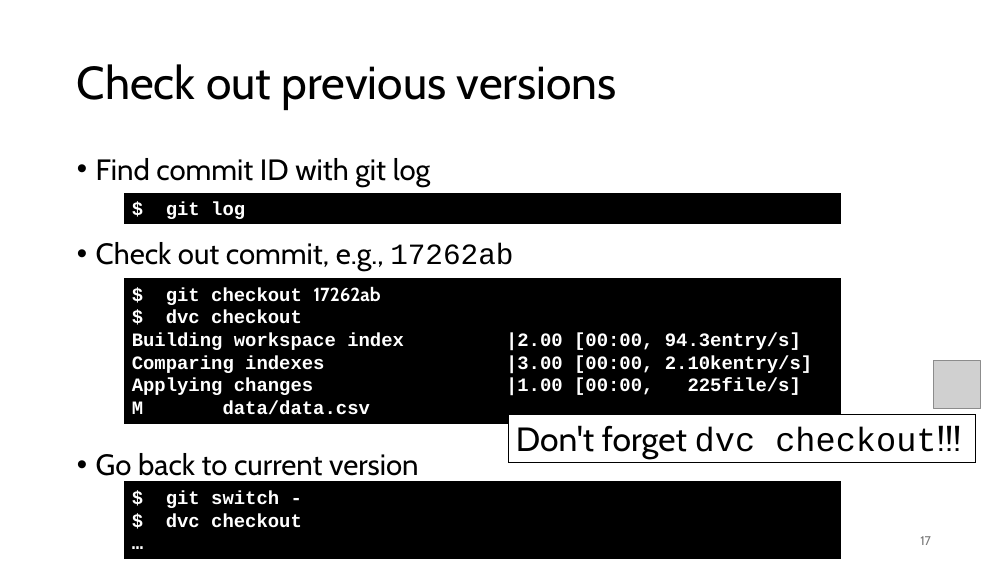
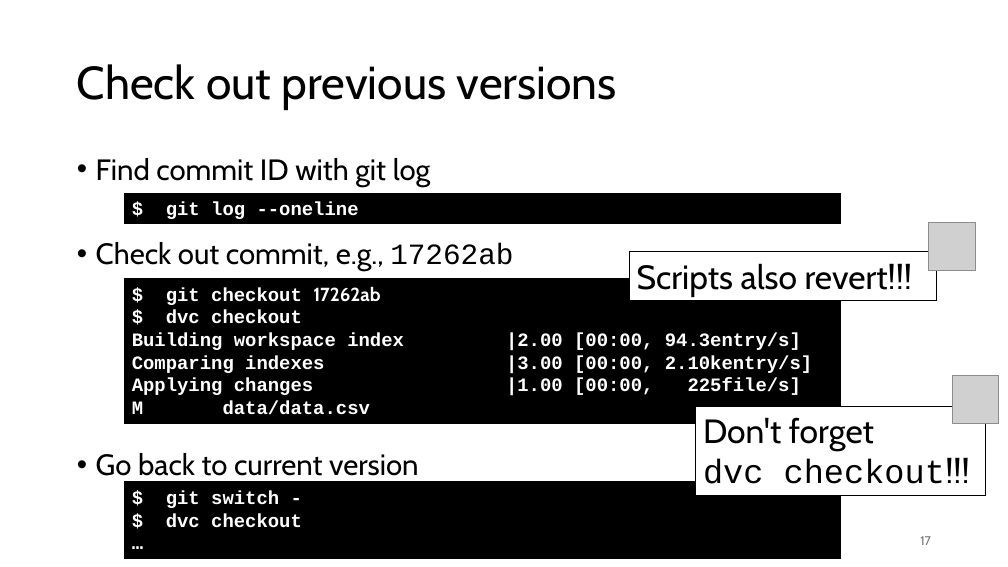
Before and after one commit to gjbex/MLOps-on-HPC, a slide deck: slide 17 of mlops_on_hpc.pptx. Drawn at 1008x567 pixels with LibreOffice and Linux fonts; fonts in the diff are those of the drawing; grey boxes stand for pictures. Boxes give left, top, right and bottom in pixels: in the first picture for what was removed or moved away, otherwise in the second. Text is boxed around its words. In the diff, an @@ line names an element or a change of style, - is before the commit and + after.

Commit message:
Add slide on selective checkout

```diff
--- a/mlops_on_hpc.pptx
+++ b/mlops_on_hpc.pptx
@@ text in rectangle at [166,202,359,219]: text changed @@
-$ git log
+$ git log --oneline
@@ picture added at [929,222,975,271] @@
@@ rectangle added at [629,252,937,300], fill #FFFFFF, outline #000000 0.75 pt, 32 pt, text #000000 @@
+Scripts also revert!!!
@@ picture: place and size @@
-picture at [934,361,981,409]
+picture at [952,376,999,424]
@@ rectangle "Don't forget dvc checkout!!!": place and size @@
-rectangle "Don't forget dvc checkout!!!" at [509,414,976,463]
+rectangle "Don't forget dvc checkout!!!" at [696,406,986,495]
```
Also in this commit, not shown: 2 slides added.
